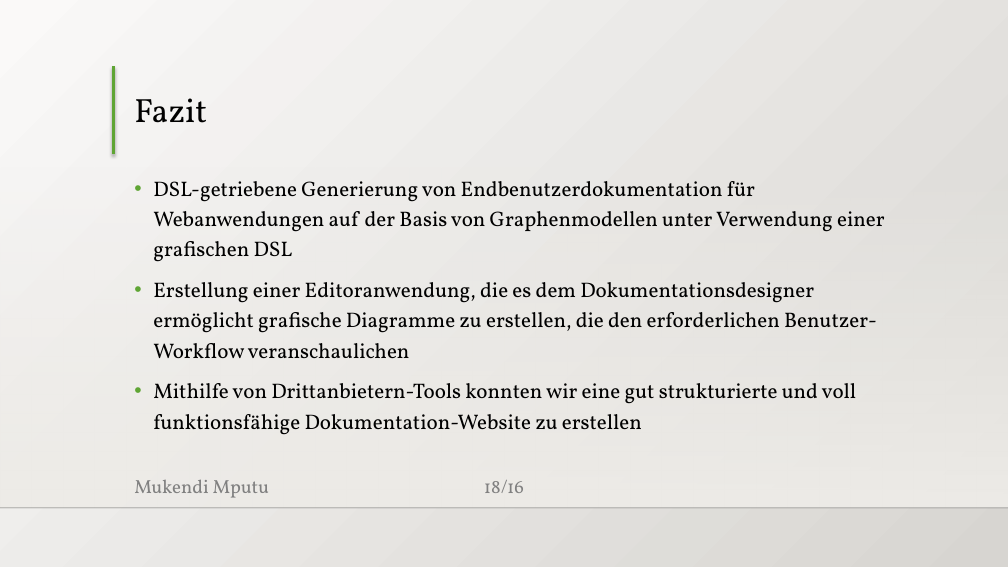
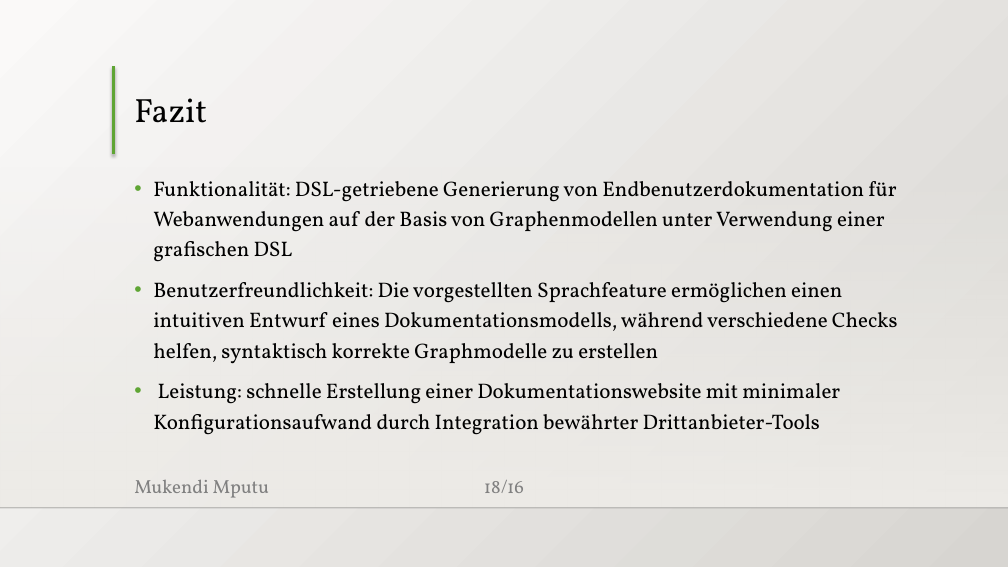
Before and after one commit to MukendiMputu/BachelorThesis, a slide deck: slide 18 of Abschlussvortrag.pptx. Drawn at 1008x567 pixels with LibreOffice and Linux fonts; fonts in the diff are those of the drawing; background and template pictures are left out. Boxes give left, top, right and bottom in pixels: in the first picture for what was removed or moved away, otherwise in the second. Text is boxed around its words. In the diff, an @@ line names an element or a change of style, - is before the commit and + after.

```diff
--- a/Abschlussvortrag.pptx
+++ b/Abschlussvortrag.pptx
@@ text at [153,181,898,435]: text changed @@
-• DSL-getriebene Generierung von Endbenutzerdokumentation für Webanwendungen auf der Basis von Graphenmodellen unter Verwendung einer grafischen DSL
-• Erstellung einer Editoranwendung, die es dem Dokumentationsdesigner ermöglicht grafische Diagramme zu erstellen, die den erforderlichen Benutzer-Workflow veranschaulichen
-• Mithilfe von Drittanbietern-Tools konnten wir eine gut strukturierte und voll funktionsfähige Dokumentation-Website zu erstellen
+• Funktionalität: DSL-getriebene Generierung von Endbenutzerdokumentation für Webanwendungen auf der Basis von Graphenmodellen unter Verwendung einer grafischen DSL
+• Benutzerfreundlichkeit: Die vorgestellten Sprachfeature ermöglichen einen intuitiven Entwurf eines Dokumentationsmodells, während verschiedene Checks helfen, syntaktisch korrekte Graphmodelle zu erstellen
+• Leistung: schnelle Erstellung einer Dokumentationswebsite mit minimaler Konfigurationsaufwand durch Integration bewährter Drittanbieter-Tools
```
Also in this commit, not shown: 2 other slides changed, 2 slides added, 2 slides removed.
